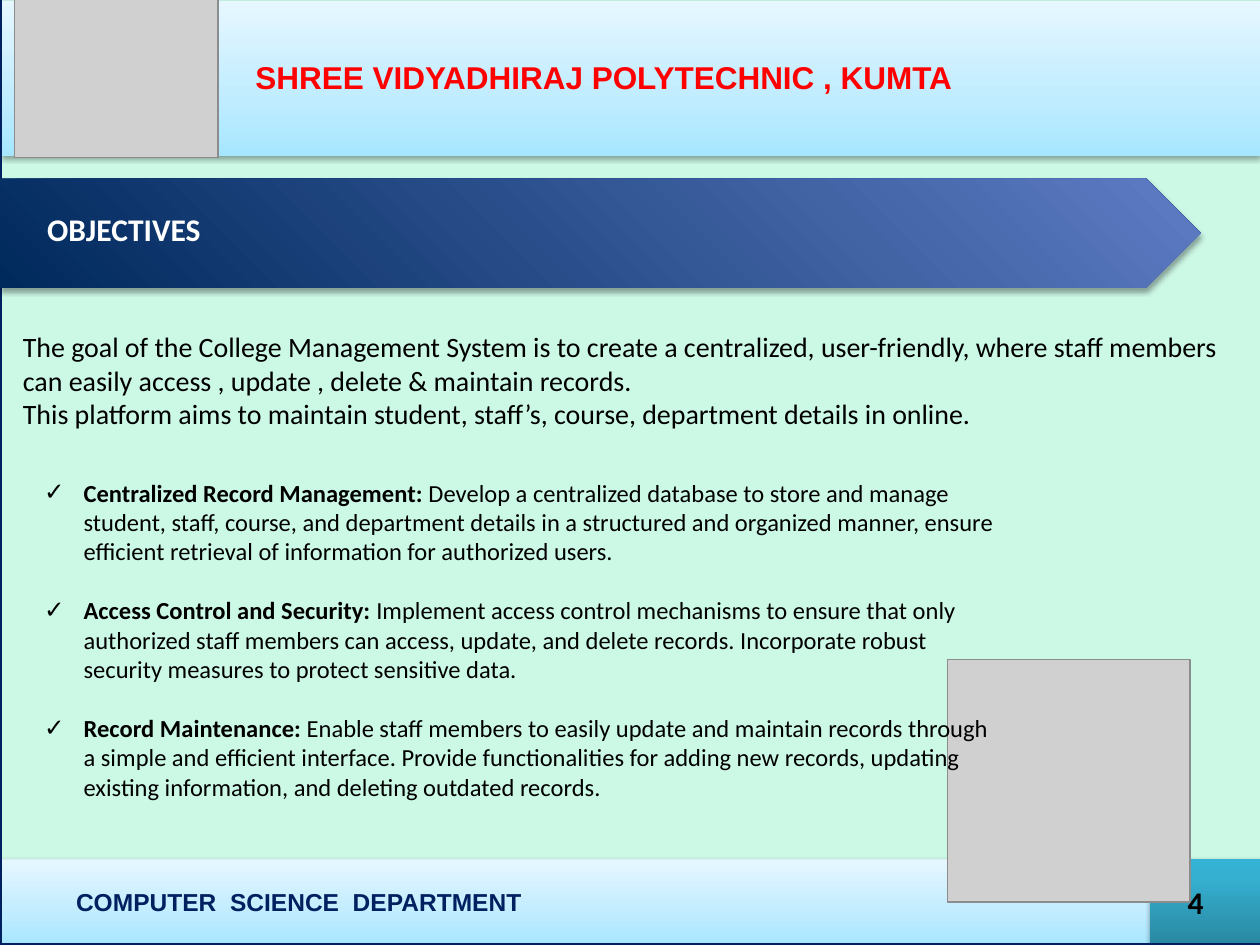
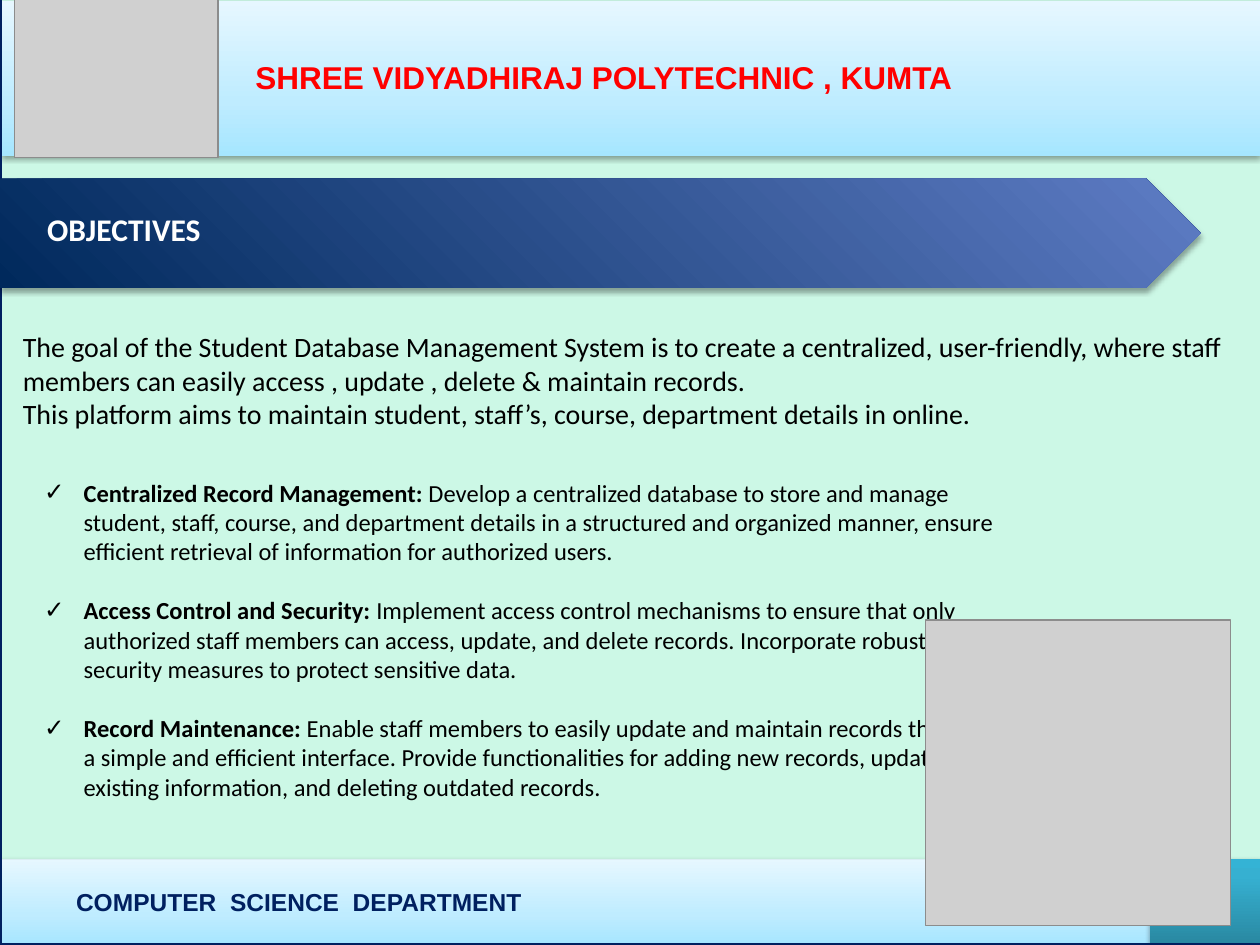
Before and after one commit to Anantbhat2005/Clg_Student_Management_System, a slide deck: slide 4 of CIE1.pptx. Drawn at 1260x945 pixels with LibreOffice and Linux fonts; fonts in the diff are those of the drawing; grey boxes stand for pictures. Boxes give left, top, right and bottom in pixels: in the first picture for what was removed or moved away, otherwise in the second. Text is boxed around its words. In the diff, an @@ line names an element or a change of style, - is before the commit and + after.

```diff
--- a/CIE1.pptx
+++ b/CIE1.pptx
@@ text at [23,337,1221,396]: text changed @@
-The goal of the College Management System is to create a centralized, user-friendly, where staff members can easily access , update , delete & maintain records.
+The goal of the Student Database Management System is to create a centralized, user-friendly, where staff members can easily access , update , delete & maintain records.
@@ picture: place and size @@
-picture at [948,660,1191,903]
+picture at [925,620,1230,925]
@@ text removed at [1188,888,1204,914] @@
-4
```
Also in this commit, not shown: 17 other slides changed, 1 other file.
